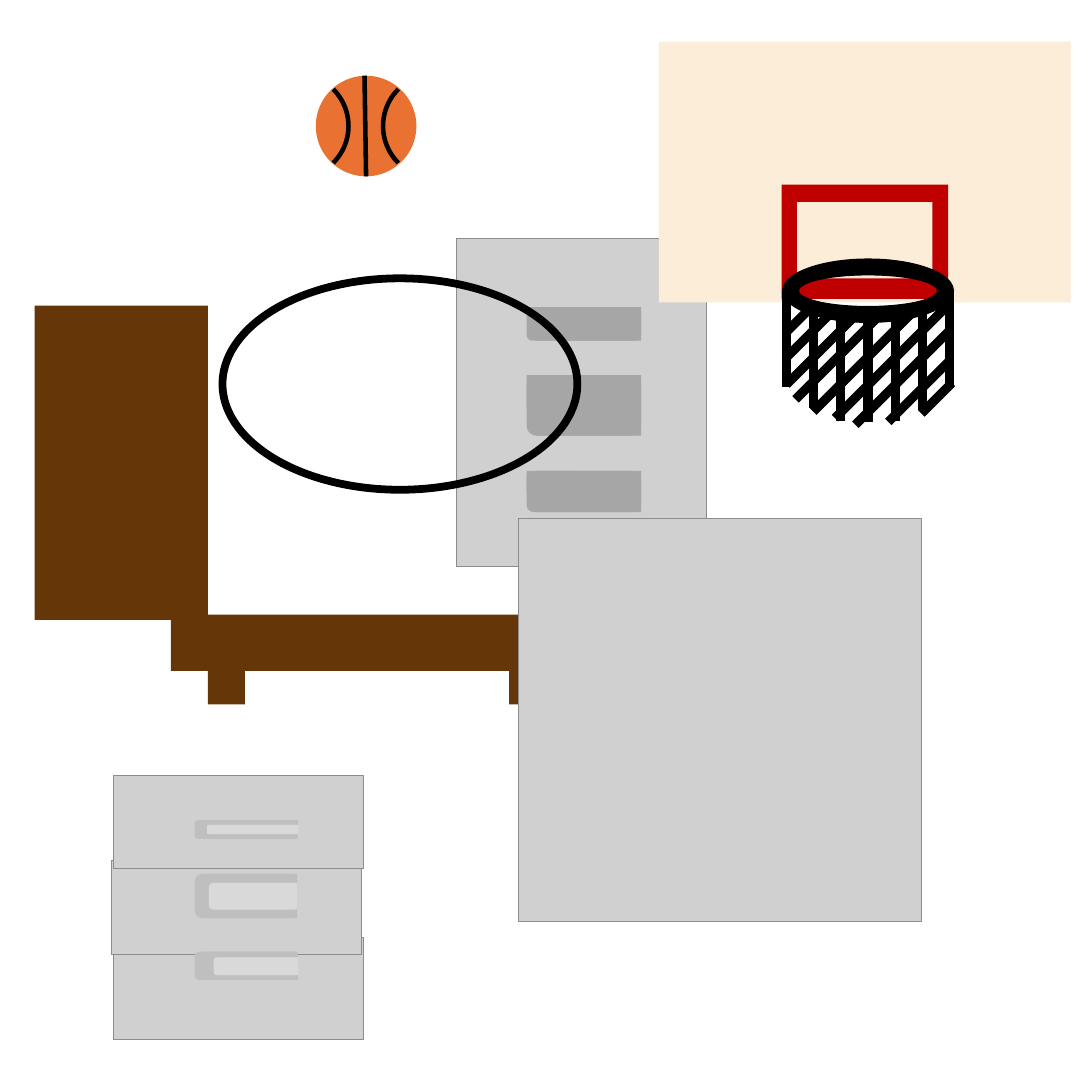
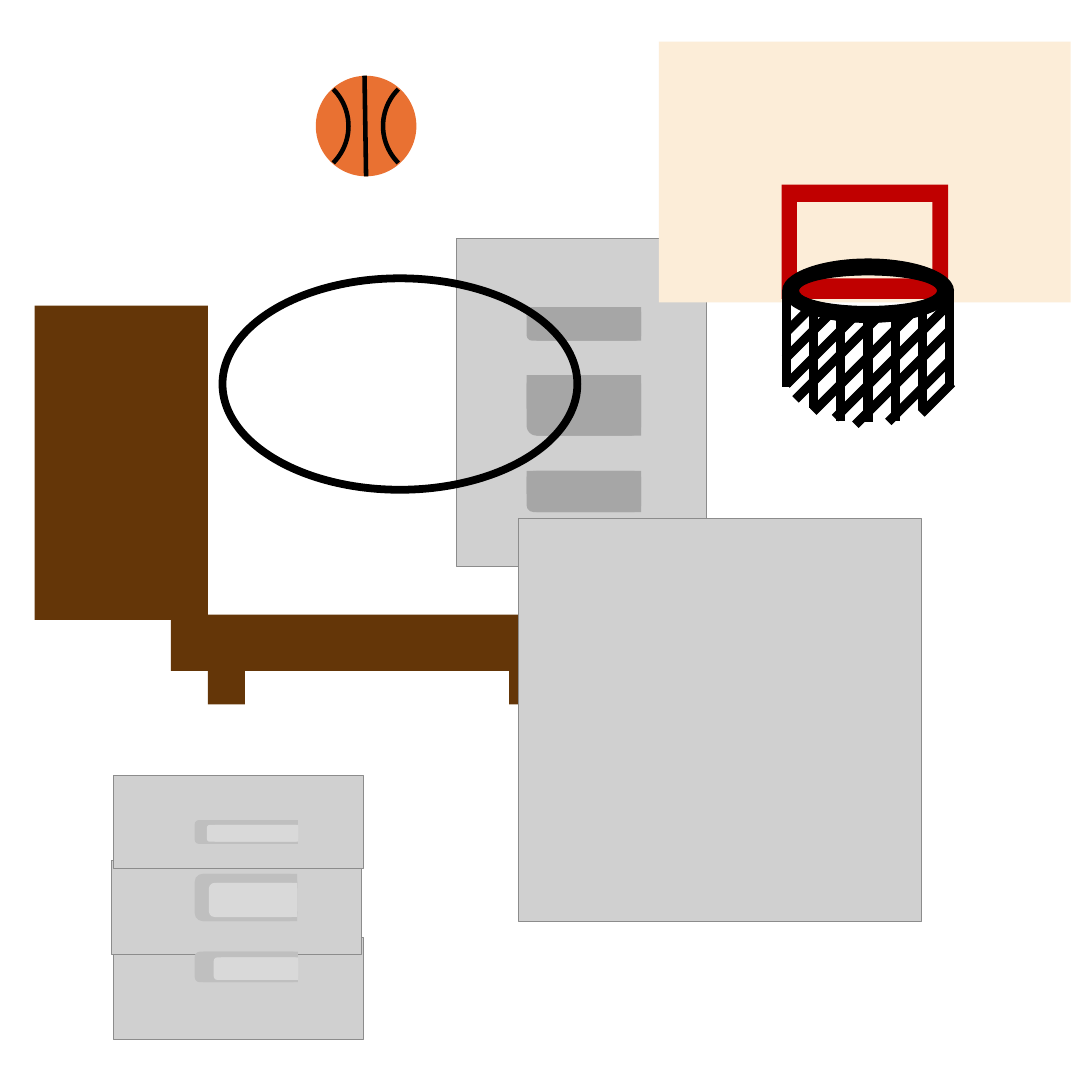
Before and after one commit to dprestonpeek/LizardsInChief-Macrobunny, a slide deck: slide 6 of Documents/licart.pptx. Drawn at 1092x1092 pixels with LibreOffice and Linux fonts; fonts in the diff are those of the drawing; grey boxes stand for pictures. Boxes give left, top, right and bottom in pixels: in the first picture for what was removed or moved away, otherwise in the second. Text is boxed around its words. In the diff, an @@ line names an element or a change of style, - is before the commit and + after.

```diff
--- a/Documents/licart.pptx
+++ b/Documents/licart.pptx
@@ rounded rectangle: place and size @@
-rounded rectangle at [195, 820, 298, 839]
+rounded rectangle at [195, 820, 298, 844]
@@ rectangle: place and size @@
-rectangle at [204, 820, 298, 839]
+rectangle at [204, 820, 298, 844]
@@ rounded rectangle: place and size @@
-rounded rectangle at [207, 825, 298, 834]
+rounded rectangle at [207, 825, 298, 842]
@@ rectangle: place and size @@
-rectangle at [215, 825, 298, 834]
+rectangle at [215, 825, 298, 842]
@@ rounded rectangle: place and size @@
-rounded rectangle at [209, 883, 298, 910]
+rounded rectangle at [209, 883, 298, 917]
@@ rectangle: place and size @@
-rectangle at [216, 883, 297, 910]
+rectangle at [216, 883, 297, 917]
@@ rounded rectangle: place and size @@
-rounded rectangle at [213, 957, 298, 975]
+rounded rectangle at [213, 957, 298, 980]
@@ rectangle: place and size @@
-rectangle at [221, 957, 298, 975]
+rectangle at [221, 957, 298, 980]
```
Also in this commit, not shown: 9 other files.
